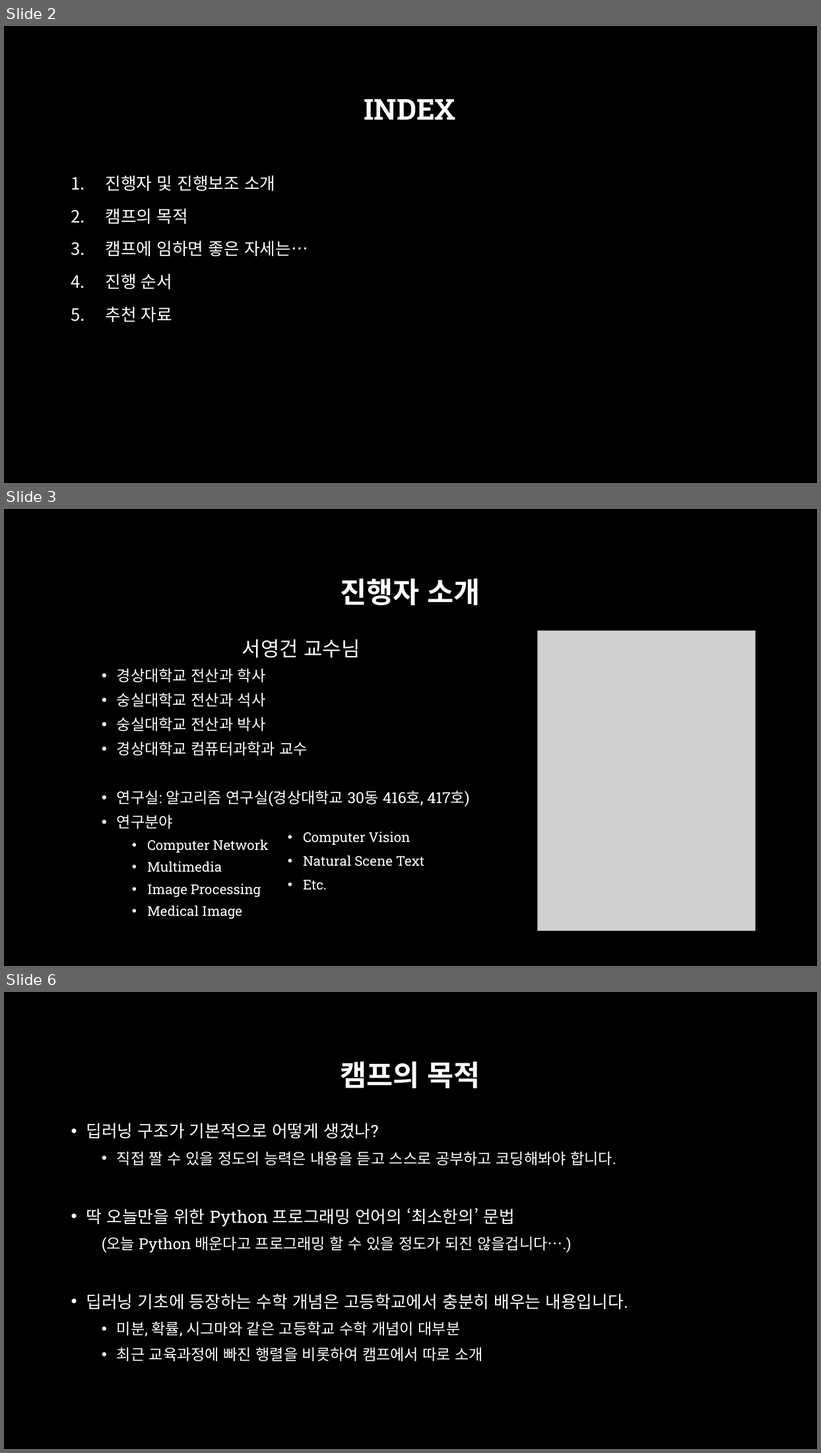
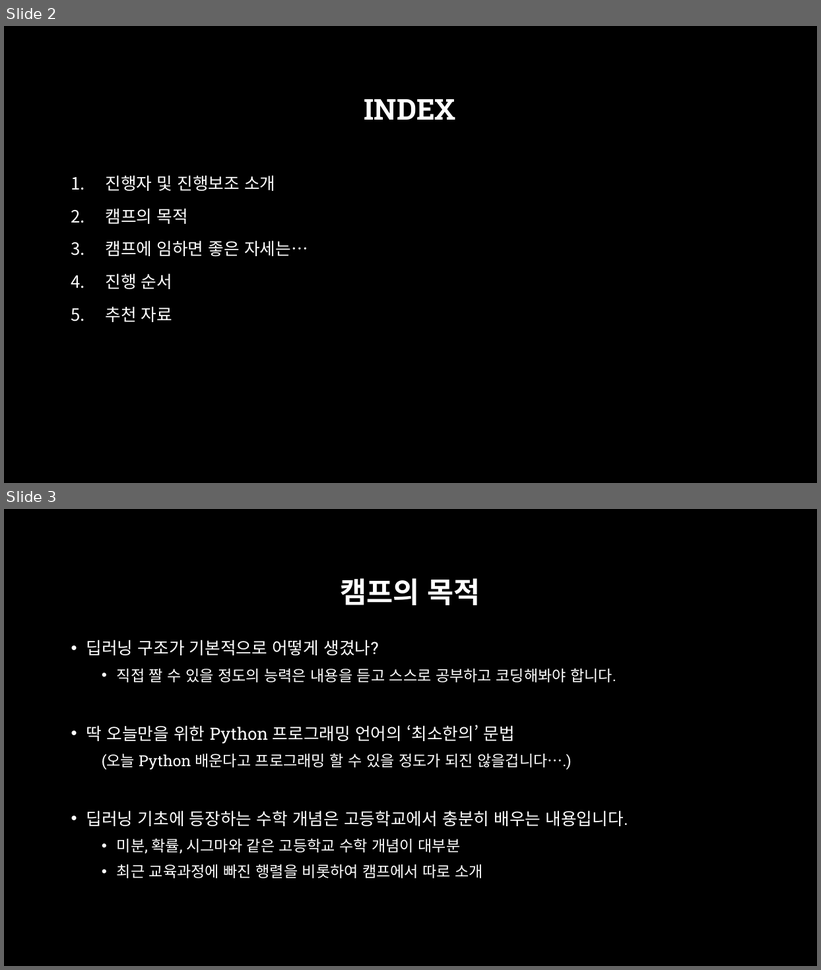
Before and after one commit to across0406/2017-GNU-Science-Camp-of-Computer-Science, a slide deck: ppt/GNU CS 과학캠프.pptx. Shown one above the other, each under a label of ours: slides 2, 3 and 6 before the commit, slides 2 and 3 after it; the slides between them are not shown. The pictures are 821x1453 and 821x970 pixels, drawn with LibreOffice and Linux fonts; fonts in the diff are those of the drawing; grey boxes stand for pictures; background and template pictures are left out. Boxes give left, top, right and bottom in pixels: in the first picture for what was removed or moved away, otherwise in the second. Text is boxed around its words. In the diff, an @@ line names an element or a change of style, - is before the commit and + after.

```diff
--- a/ppt/GNU CS 과학캠프.pptx
+++ b/ppt/GNU CS 과학캠프.pptx
@@ slide 3 removed at <box>4,509,817,966</box>, background picture (left out) @@
@@ title removed at <box>340,578,481,605</box> @@
-진행자 소개
@@ text removed at <box>117,639,469,920</box> @@
-서영건 교수님
-  • 경상대학교 전산과 학사
-  • 숭실대학교 전산과 석사
-  • 숭실대학교 전산과 박사
-  • 경상대학교 컴퓨터과학과 교수
-  • 연구실: 알고리즘 연구실(경상대학교 30동 416호, 417호)
-  • 연구분야
-    • Computer Network
-    • Multimedia
-    • Image Processing
-    • Medical Image
@@ picture removed at <box>538,631,756,931</box> @@
@@ text removed at <box>303,832,424,890</box> @@
-    • Computer Vision
-    • Natural Scene Text
-    • Etc.
@@ what was slide 6 is now slide 3 @@
```
Also in this commit, not shown: 1 slide changed, 2 other slides removed, 20 other files.
